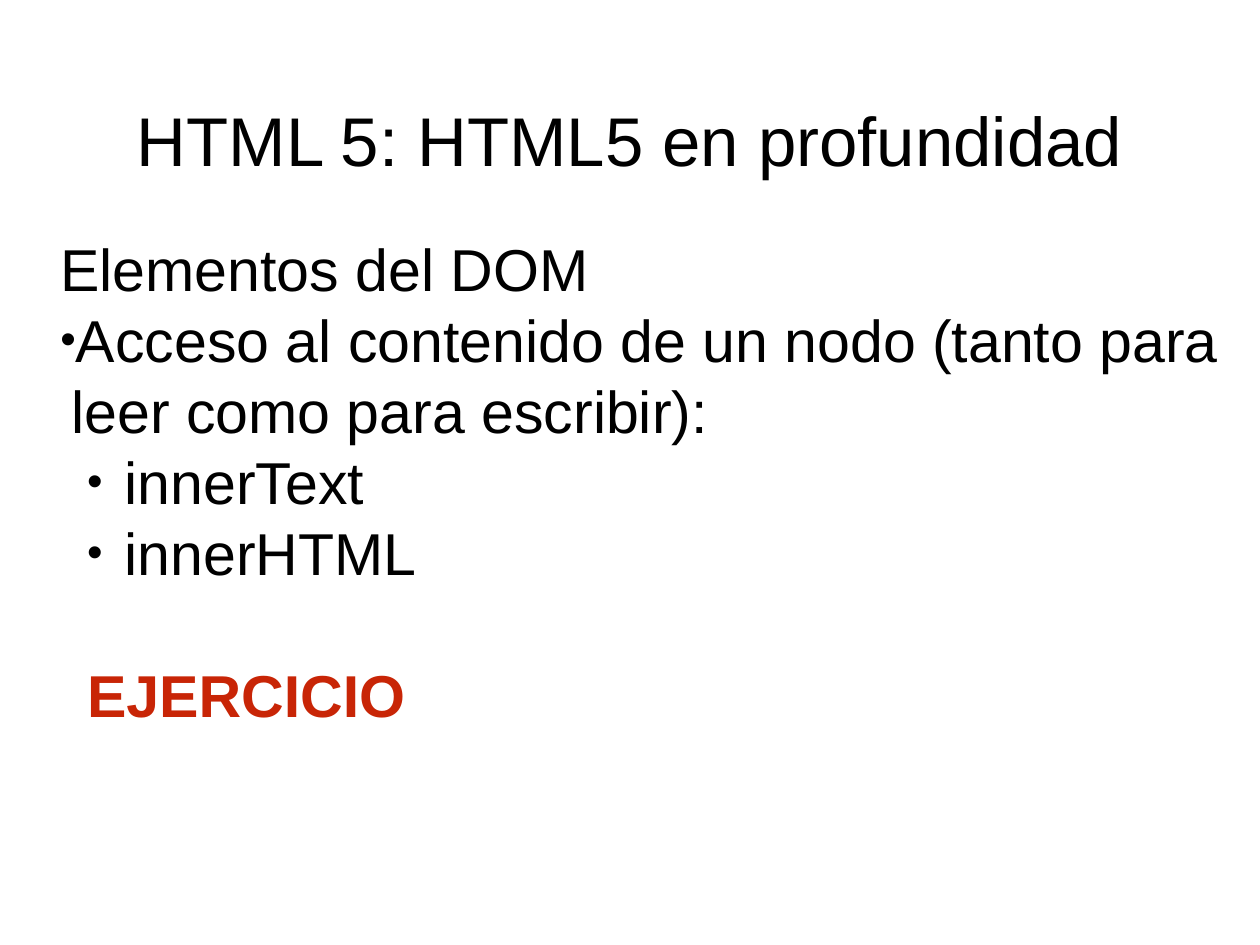
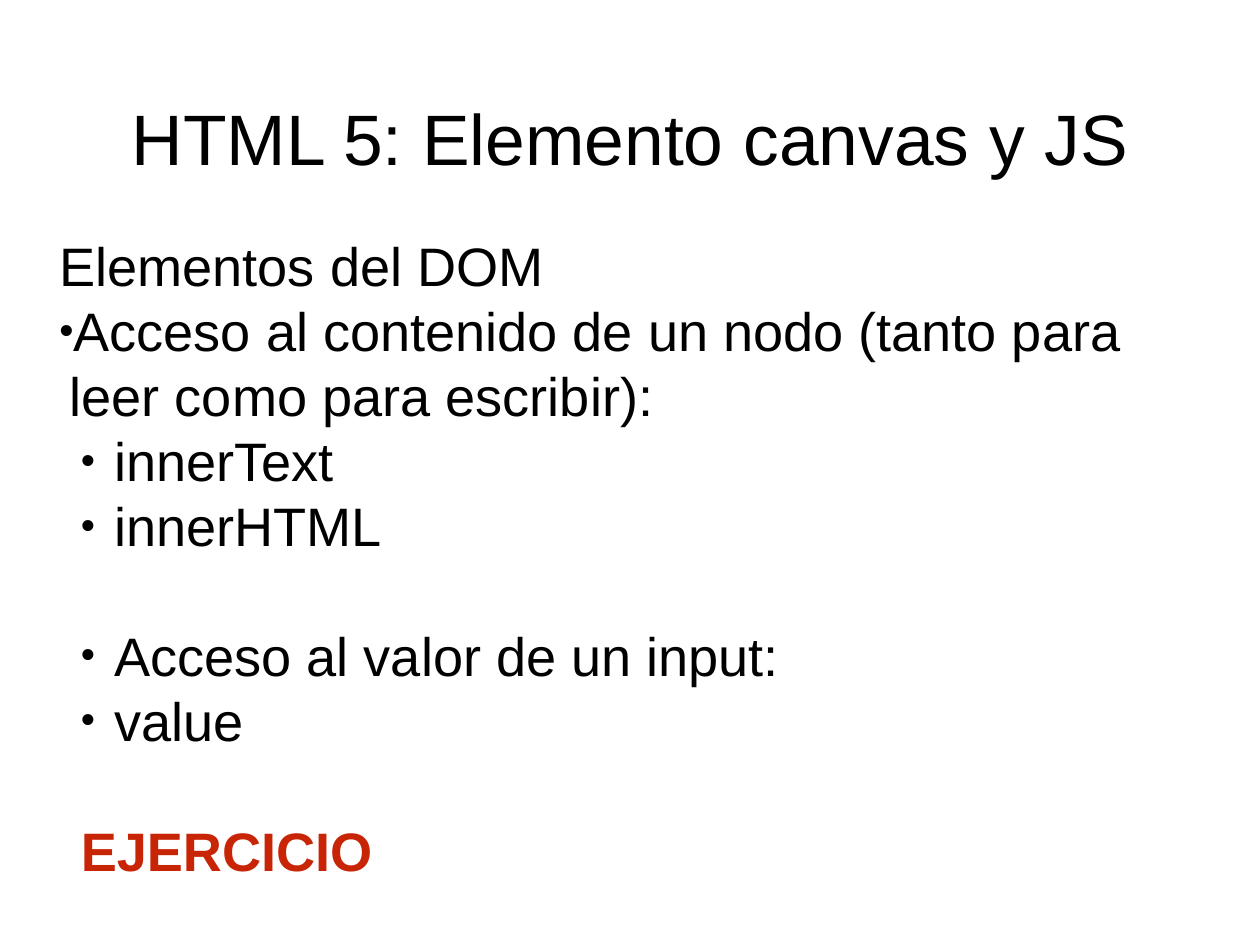
Before and after one commit to fitamix/HTML5, a slide deck: slide 9 of Tema5/Tema5-Presentacion.ppt. Drawn at 1260x945 pixels with LibreOffice and Linux fonts; fonts in the diff are those of the drawing. Boxes give left, top, right and bottom in pixels: in the first picture for what was removed or moved away, otherwise in the second. Text is boxed around its words. In the diff, an @@ line names an element or a change of style, - is before the commit and + after.

```diff
--- a/Tema5/Tema5-Presentacion.ppt
+++ b/Tema5/Tema5-Presentacion.ppt
@@ title at [132, 113, 1128, 179]: text changed; size 56 to 58 pt @@
-HTML 5: HTML5 en profundidad
+HTML 5: Elemento canvas y JS
@@ subtitle at [59, 246, 1120, 872]: size 48 to 44 pt in "Elementos del DOM", "Acceso al contenido de un nodo (tanto ...", "innerText", "innerHTML" and 1 more places; indent changed @@
@@ subtitle at [114, 636, 779, 742]: paragraphs added @@
+  • Acceso al valor de un input:
+  • value
```
Also in this commit, not shown: 9 other slides changed, 12 other files.
